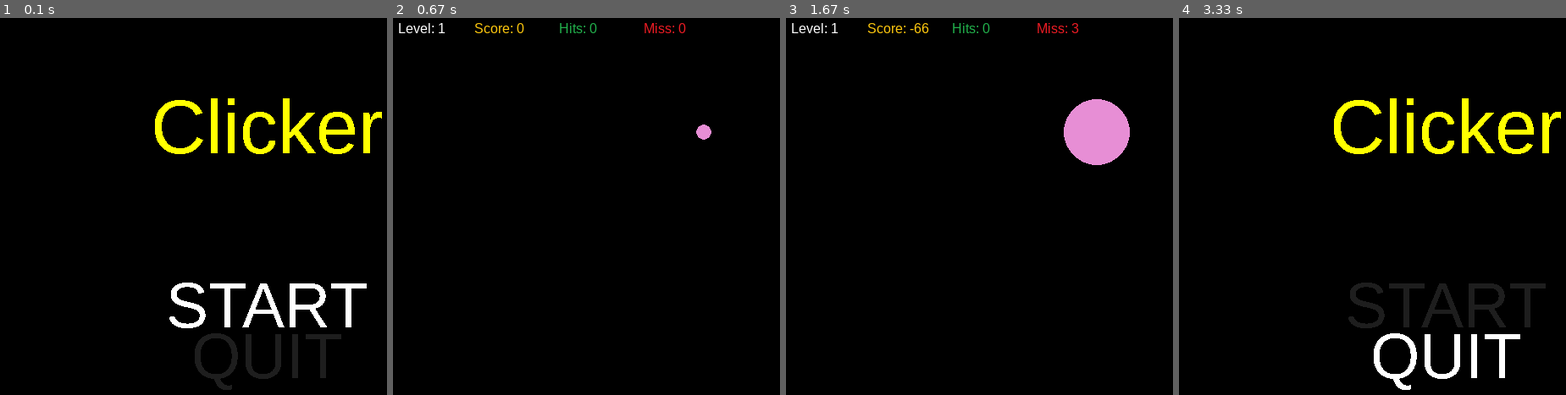
Above: before the commit, frames 1-4 (left to right).
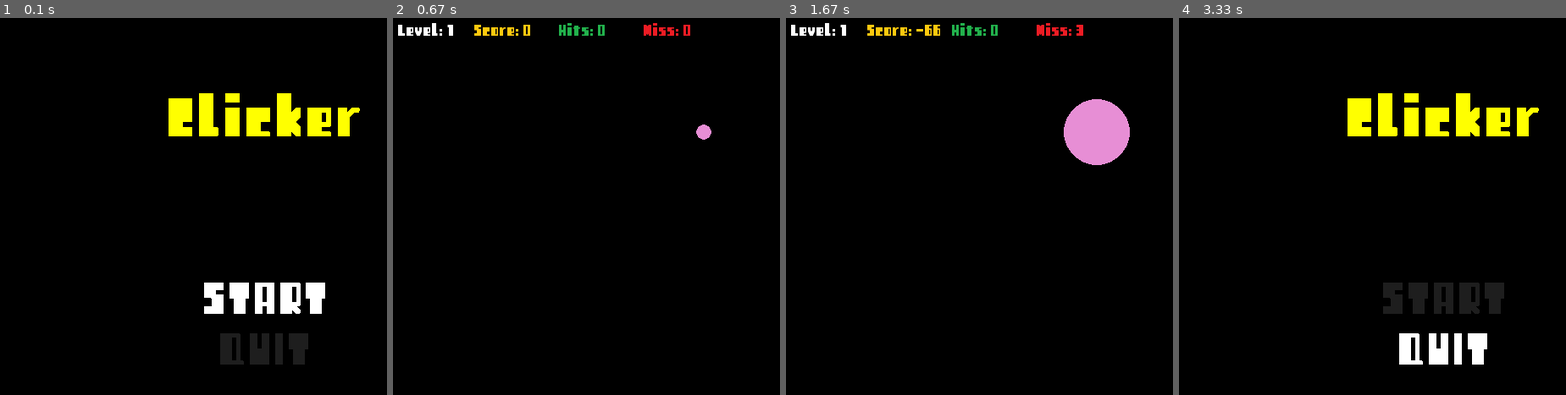
Above: after the commit, the same moments.

Repository: gnigmatullin/Clicker-PyGame
Game: pygame game, started from clicker.py
Two runs of this game, one before a commit and one after it. Both use one fixed random seed, a clock stepped at 60 frames per second and the inputs below.
Inputs (mouse positions are in pixels of both pictures, inside the frame that each line leads up to):
- Up to frame 1 (0.1 s): no input
- Up to frame 2 (0.67 s): tap Enter at 0.33 s
- Up to frame 3 (1.67 s): click "Level: 1" at 0.72 s; click "Level: 1" at 1.05 s; click (1107, 308) at 1.38 s
- Up to frame 4 (3.33 s): click (outside the picture) at 1.72 s; click (1318, 138) at 2.05 s; hold Down 3-3.3 s

The runs differ from the first frame. In frame 1, 8.2% of the frame differs, in the area x 40-99%, y 19-99%; in frame 2, 1.0%; in frame 3, 1.1%; in frame 4, 8.2%.

Commit message:
Added custom font

Diff:
--- a/clicker.py
+++ b/clicker.py
@@ -34,7 +34,7 @@
 
 # Text Renderer
 def text_format(message, textSize, textColor):
-    newFont = pygame.font.SysFont("arial", textSize)
+    newFont = pygame.font.Font("retro.ttf", textSize)
     newText = newFont.render(message, 0, textColor)
     return newText
 
@@ -82,7 +82,6 @@
         clock.tick(FPS)
 
 def main():
-    font = pygame.font.SysFont("arial", 16)
     level = 1
     score = 0
     hits = 0
@@ -118,6 +117,7 @@
                         score = score - radius
         # drawing
         screen.fill((0, 0, 0))
+        font = pygame.font.Font("retro.ttf", 25)
         text = font.render("Level: "+str(level), True, (255, 255, 255))
         screen.blit(text, (10, 5))
         text = font.render("Score: "+str(score), True, (255, 201, 14))
@@ -143,9 +143,9 @@
 
     # game over
     screen.fill((0, 0, 0))
-    font = pygame.font.SysFont("arial", 32)
-    text = font.render("Game over!", True, (255, 255, 255))
-    screen.blit(text, (screen_width/2-70, screen_height/2-50))
+    font = pygame.font.Font("retro.ttf", 75)
+    text = font.render("Game over!", True, yellow)
+    screen.blit(text, (screen_width/2-140, screen_height/2-50))
     pygame.display.flip()
     pygame.event.clear()
     pygame.event.wait()
Binary file added: retro.ttf
